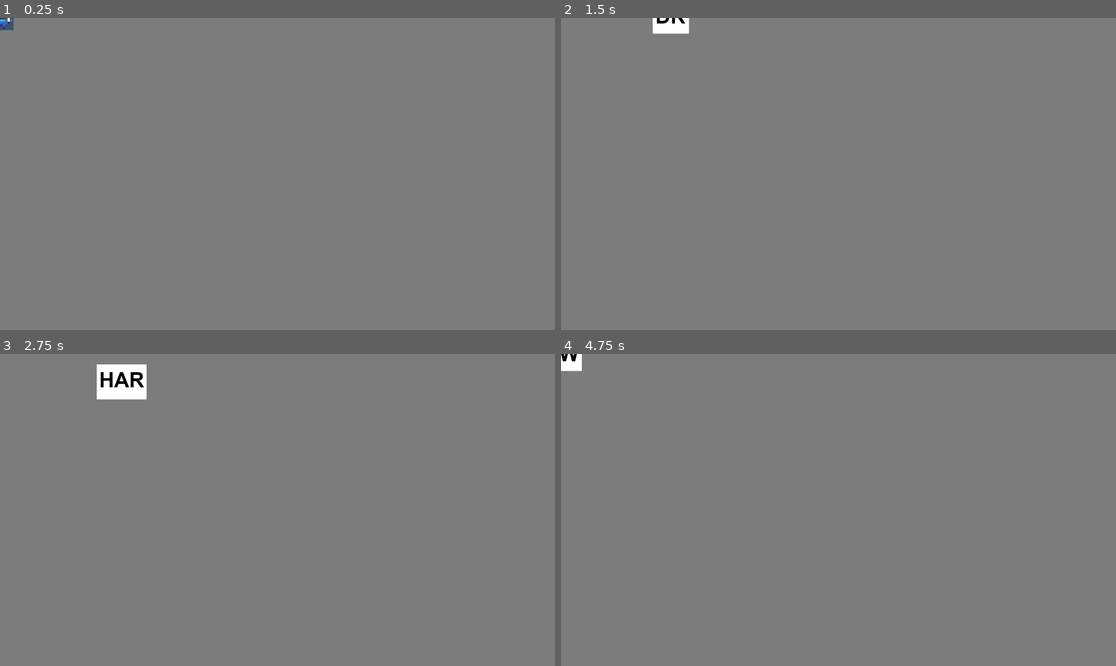
Above: before the commit, frames 1-4 (two rows, left to right).
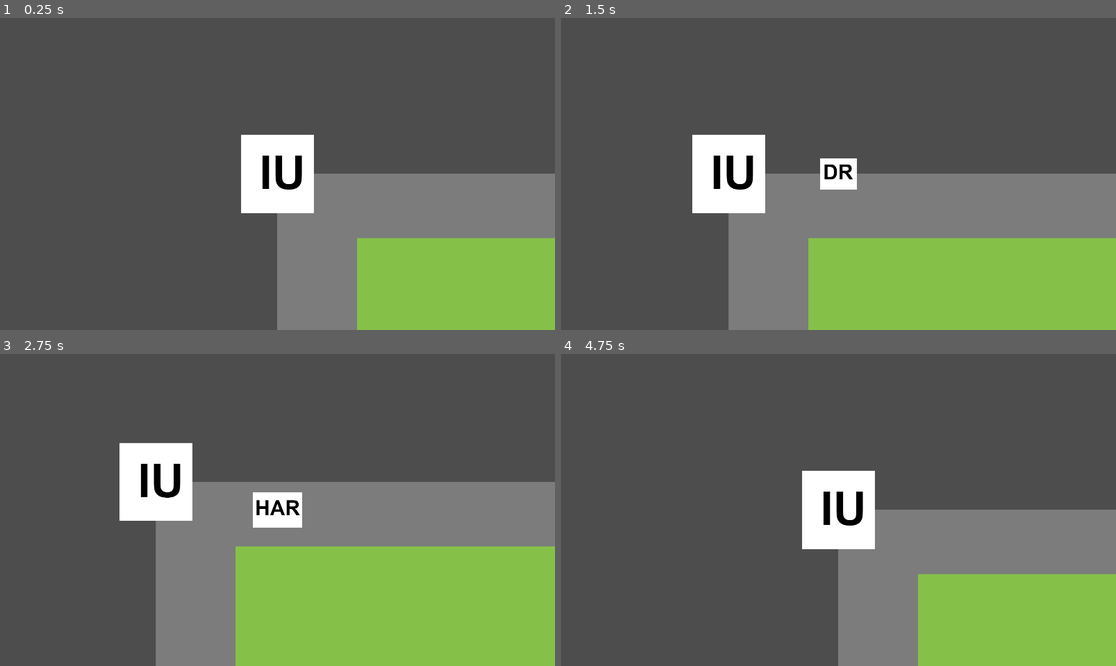
Above: after the commit, the same moments.

Repository: DaMangledMan/FirstBossFight
Game: Godot game, scene res://main/main.tscn
The game is run twice, just before and just after one commit, with the same random seed, the same clock (stepped at 60 frames per second) and the same inputs. The project has no main scene, so this scene is started directly.
Inputs (mouse positions are in pixels of both pictures, inside the frame that each line leads up to):
- Up to frame 1 (0.25 s): no input
- Up to frame 2 (1.5 s): tap Enter at 0.5 s; move the mouse to (960, 158) at 0.52 s; hold D (move_right) 0.53-1.28 s; hold Space (move_dodge) 0.53-1.28 s; move the mouse to (727, 189) at 1.27 s; hold S (move_down) from 1.28 s (still down); tap R (move_heal) at 1.35 s
- Up to frame 3 (2.75 s): move the mouse to (333, 441) at 2.02 s; release S (move_down) at 2.03 s; hold D (move_right) from 2.03 s (still down); hold Right mouse button (move_heavyAttack) from 2.03 s (still down)
- Up to frame 4 (4.75 s): move the mouse to (810, 572) at 2.77 s; release D (move_right) at 2.78 s; release Right mouse button (move_heavyAttack) at 2.78 s; hold W (move_up) 2.78-3.53 s; click (810, 572) at 2.85 s; move the mouse to (1005, 556) at 3.52 s; hold Space (move_dodge) 3.53-4.28 s; hold A (move_left) from 3.53 s (still down); move the mouse to (672, 463) at 4.27 s; tap R (move_heal) at 4.35 s

The runs differ from the first frame. In frame 1, 86% of the frame differs, in the area x 0-100%, y 0-100%; in frame 2, 82%; in frame 3, 81%; in frame 4, 86%.

Commit message:
small stuff

Diff:
--- a/boss/boss.tscn
+++ b/boss/boss.tscn
@@ -284,7 +284,7 @@
 
 [node name="AnimatedSprite2D" type="AnimatedSprite2D" parent="."]
 sprite_frames = SubResource("SpriteFrames_2puyt")
-animation = &"dash_down"
+animation = &"idle_up"
 
 [node name="CollisionShape2D" type="CollisionShape2D" parent="."]
 shape = SubResource("RectangleShape2D_jvj1a")
--- a/main/main.tscn
+++ b/main/main.tscn
@@ -1,7 +1,8 @@
-[gd_scene load_steps=3 format=3 uid="uid://bqo31ihttgfq8"]
+[gd_scene load_steps=4 format=3 uid="uid://bqo31ihttgfq8"]
 
 [ext_resource type="Script" path="res://main/main.gd" id="1_8atx2"]
 [ext_resource type="PackedScene" uid="uid://bin4fru3rkp8g" path="res://player/player.tscn" id="1_dx1e2"]
+[ext_resource type="PackedScene" uid="uid://c5p5phr33k8ps" path="res://boss/boss.tscn" id="3_t5dpy"]
 
 [node name="main" type="Node"]
 script = ExtResource("1_8atx2")
@@ -11,4 +12,13 @@
 offset_bottom = 1080.0
 color = Color(0.486275, 0.486275, 0.486275, 1)
 
+[node name="ColorRect2" type="ColorRect" parent="."]
+offset_left = 276.0
+offset_top = 222.0
+offset_right = 1654.0
+offset_bottom = 843.0
+color = Color(0.521569, 0.756863, 0.286275, 1)
+
 [node name="player" parent="." instance=ExtResource("1_dx1e2")]
+
+[node name="Boss" parent="." instance=ExtResource("3_t5dpy")]
--- a/player/player.tscn
+++ b/player/player.tscn
@@ -173,6 +173,8 @@
 
 [node name="HeavyAttackTimer" type="Timer" parent="."]
 
+[node name="Camera2D" type="Camera2D" parent="."]
+
 [connection signal="timeout" from="DodgeTimer" to="." method="_on_dodge_timer_timeout"]
 [connection signal="timeout" from="HealTimer" to="." method="_on_heal_timer_timeout"]
 [connection signal="timeout" from="LightAttackTimer" to="." method="_on_light_attack_timer_timeout"]
